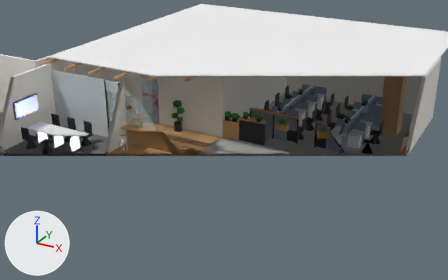
What one commit did to the glTF model client/public/floor_6f.glb.
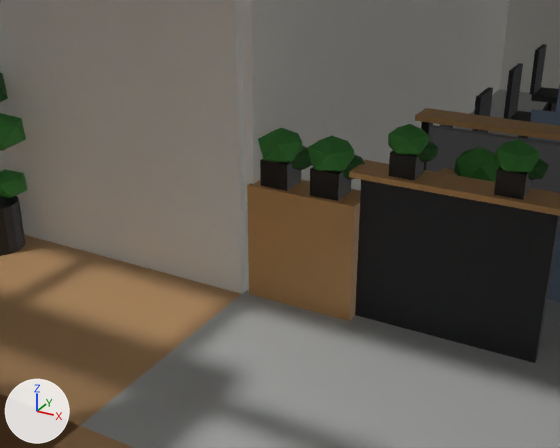
There are two pictures of each version: one from a 50 mm lens placed at (12.68, -21.26, 11.93), pointed at (-0.43, 2.57, 0.01), one close up from a 50 mm lens placed at (2.12, -1.68, 2.92), pointed at (-0.4, 2.89, 0.63). Lighting does not change. The marker at lower left points along +X, +Y and +Z. The first two pictures are the older version. Everything nearer to the camera than a plane just in front of the edit is cut away. Where no turn or scale is listed for an object, it has been applied to the vertices.

In view in the first close-up: 'Front_Mesh_Divider', 'Front_Mesh_TopWood', 'Front_Planter_Box', 'Front_Planter_Plant_0_Leaf_1', 'Front_Planter_Plant_0_Leaf_2', 'Front_Planter_Plant_0_Pot', 'Front_Planter_Plant_1_Leaf_1', 'Front_Planter_Plant_1_Leaf_2', 'Front_Planter_Plant_1_Pot', 'Left_Turn_Corridor', 'Left_Turn_Wall_N_3', 'Main_Wood_Corridor', 'Office1_Floor', 'Office1_Line_1_AisleEnd_Fabric', 'Office1_Line_1_AisleEnd_Wood_Top', 'Office1_North_Wall', 'Office1_West_Wall' and 22 more.
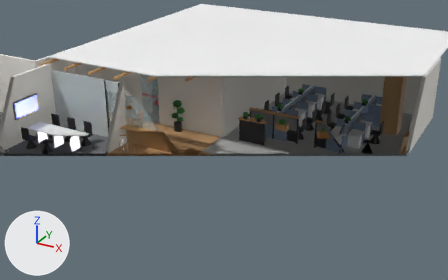
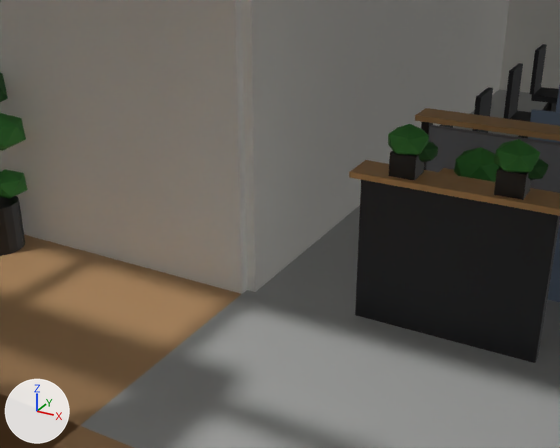
Location of each change, (x1, y1, x2, y2) in pixels of the close-ups (560 x 448 px):
'Front_Planter_Box', deleted (orange): before (247, 179, 361, 321)
'Front_Planter_Plant_1_Leaf_1', deleted (green): before (308, 136, 354, 172)
'Front_Planter_Plant_0_Leaf_1', deleted (green): before (258, 128, 303, 163)
'Front_Planter_Plant_1_Pot', deleted (black): before (310, 167, 351, 201)
'Front_Planter_Plant_0_Pot', deleted (black): before (260, 159, 301, 191)
'Front_Planter_Plant_0_Leaf_2', deleted: before (291, 146, 312, 171)
'Front_Planter_Plant_1_Leaf_2', deleted: before (343, 155, 365, 180)

The edits, one by one:
Object 'Front_Planter_Box' (ob_front_planter_box) is deleted.
Object 'Front_Planter_Plant_0_Leaf_1' (ob_front_planter_plant_0_leaf_1) is deleted.
Object 'Front_Planter_Plant_0_Leaf_2' (ob_front_planter_plant_0_leaf_2) is deleted.
Object 'Front_Planter_Plant_0_Pot' (ob_front_planter_plant_0_pot) is deleted.
Object 'Front_Planter_Plant_1_Leaf_1' (ob_front_planter_plant_1_leaf_1) is deleted.
Object 'Front_Planter_Plant_1_Leaf_2' (ob_front_planter_plant_1_leaf_2) is deleted.
Object 'Front_Planter_Plant_1_Pot' (ob_front_planter_plant_1_pot) is deleted.
